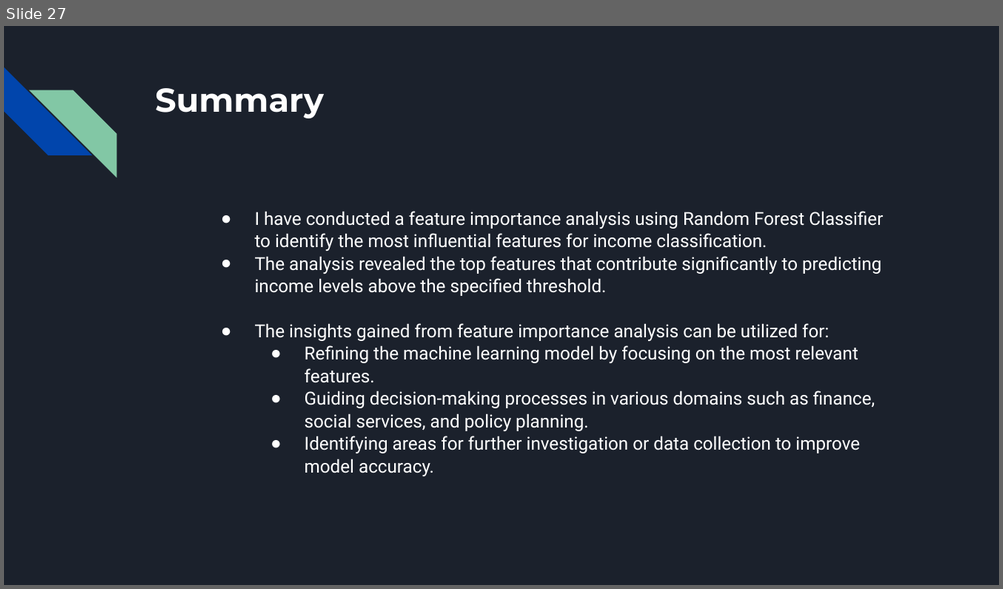
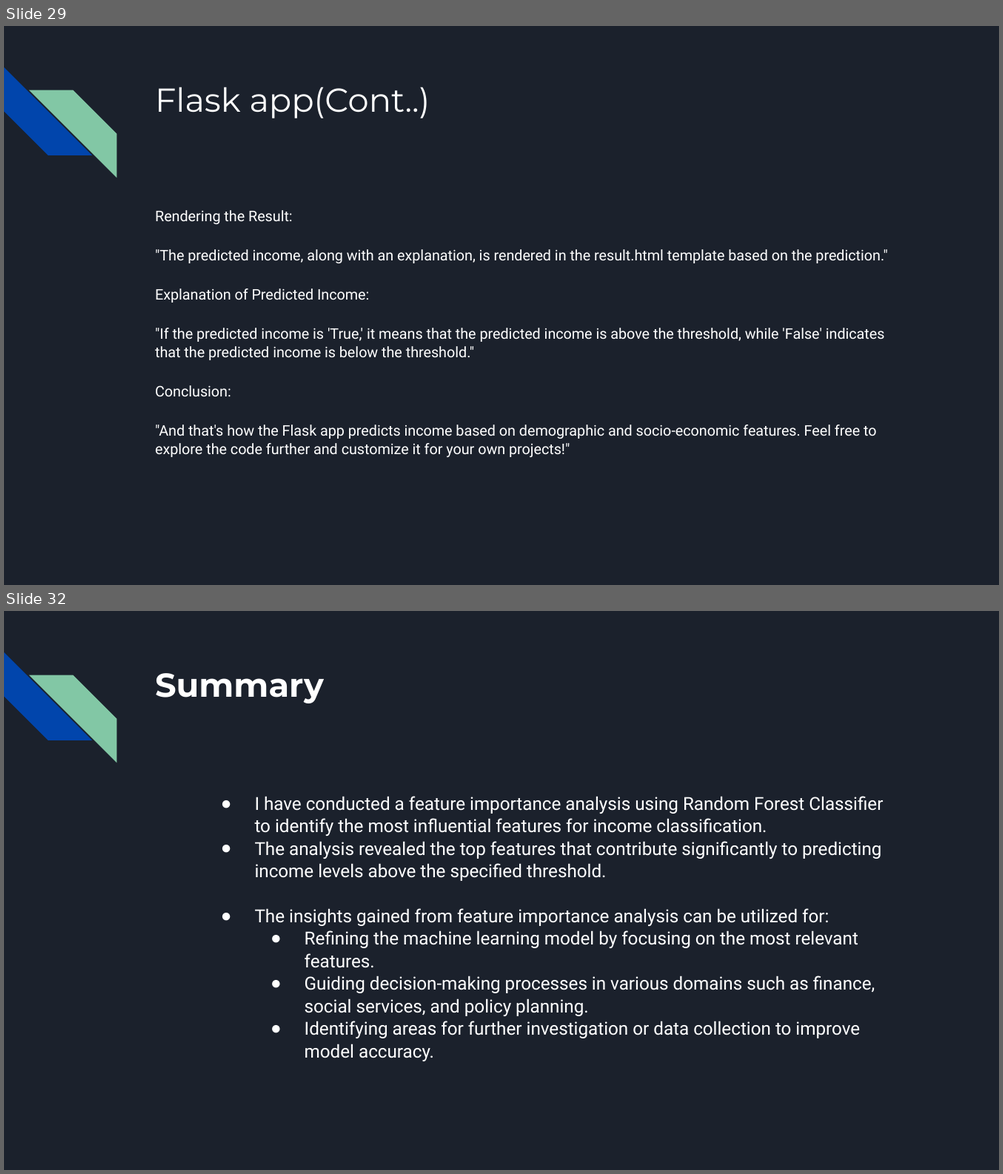
Before and after one commit to simplysowj/Income_pred, a slide deck: MIP_ML_05_SowjanyaBojja_Income_prediction_ppt.pptx. Shown one above the other, each under a label of ours: slide 27 before the commit, slides 29 and 32 after it; the slides between them are not shown. The pictures are 1003x589 and 1003x1174 pixels, drawn with LibreOffice and Linux fonts; fonts in the diff are those of the drawing. Boxes give left, top, right and bottom in pixels: in the first picture for what was removed or moved away, otherwise in the second. Text is boxed around its words. In the diff, an @@ line names an element or a change of style, - is before the commit and + after.

```diff
--- a/MIP_ML_05_SowjanyaBojja_Income_prediction_ppt.pptx
+++ b/MIP_ML_05_SowjanyaBojja_Income_prediction_ppt.pptx
@@ slide 29 added at (4,26,999,585), background #1B212C; not listed: 2 template elements that a slide beside it also shows @@
@@ title added at (155,87,430,118), 24 pt, text #FFFFFF @@
+Flask app(Cont..)
@@ text added at (155,210,888,457), 10.6 pt, text #FFFFFF @@
+Rendering the Result:
+"The predicted income, along with an explanation, is rendered in the result.html template based on the prediction."
+Explanation of Predicted Income:
+"If the predicted income is 'True,' it means that the predicted income is above the threshold, while 'False' indicates that the predicted income is below the threshold."
+Conclusion:
+"And that's how the Flask app predicts income based on demographic and socio-economic features. Feel free to explore the code further and customize it for your own projects!"
@@ what was slide 27 is now slide 32 @@
```
Also in this commit, not shown: 4 other slides added, 5 other files.
